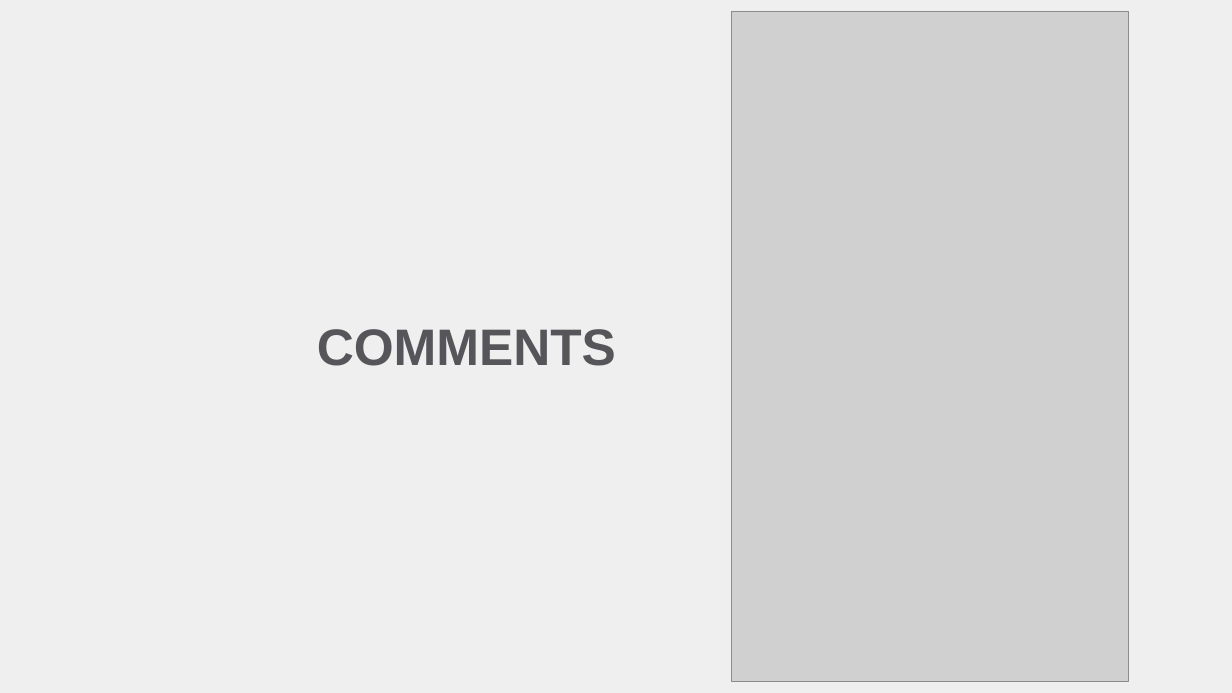
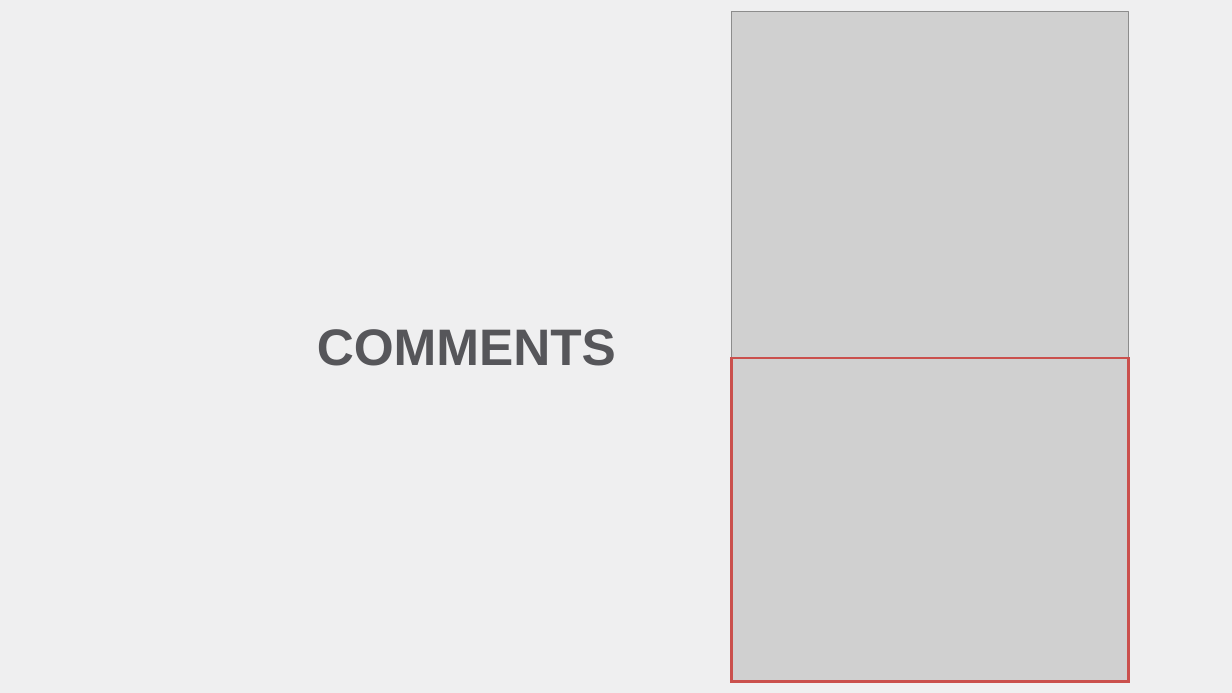
Before and after one commit to hytechclub/web-102, a slide deck: slide 3 of Week03/CommentsDataTypesMath.pptx. Drawn at 1232x693 pixels with LibreOffice and Linux fonts; fonts in the diff are those of the drawing; grey boxes stand for pictures. Boxes give left, top, right and bottom in pixels: in the first picture for what was removed or moved away, otherwise in the second. Text is boxed around its words. In the diff, an @@ line names an element or a change of style, - is before the commit and + after.

```diff
--- a/Week03/CommentsDataTypesMath.pptx
+++ b/Week03/CommentsDataTypesMath.pptx
@@ rectangle added at (732,358,1129,681), outline #CA504D 2.25 pt @@
```
Also in this commit, not shown: 7 other files.
